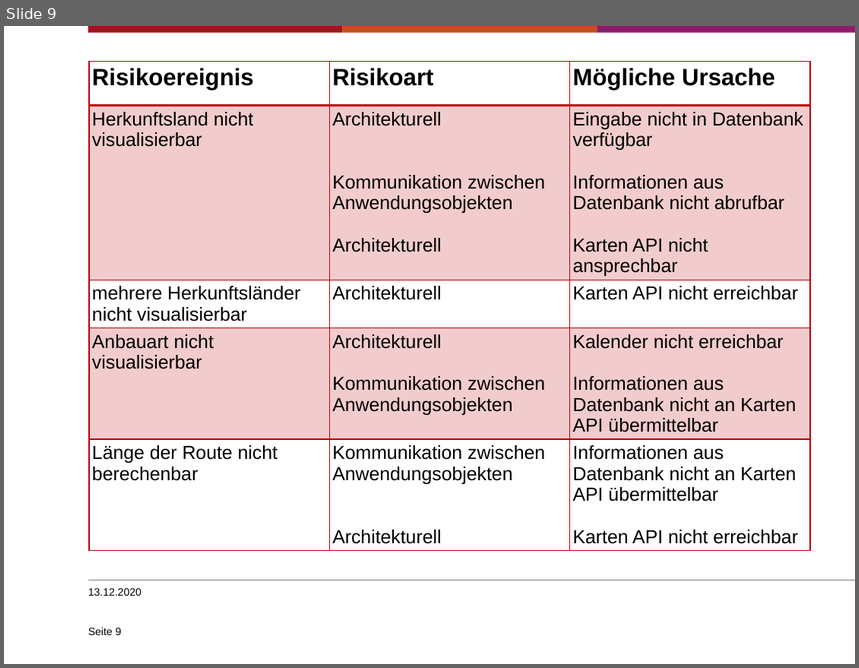
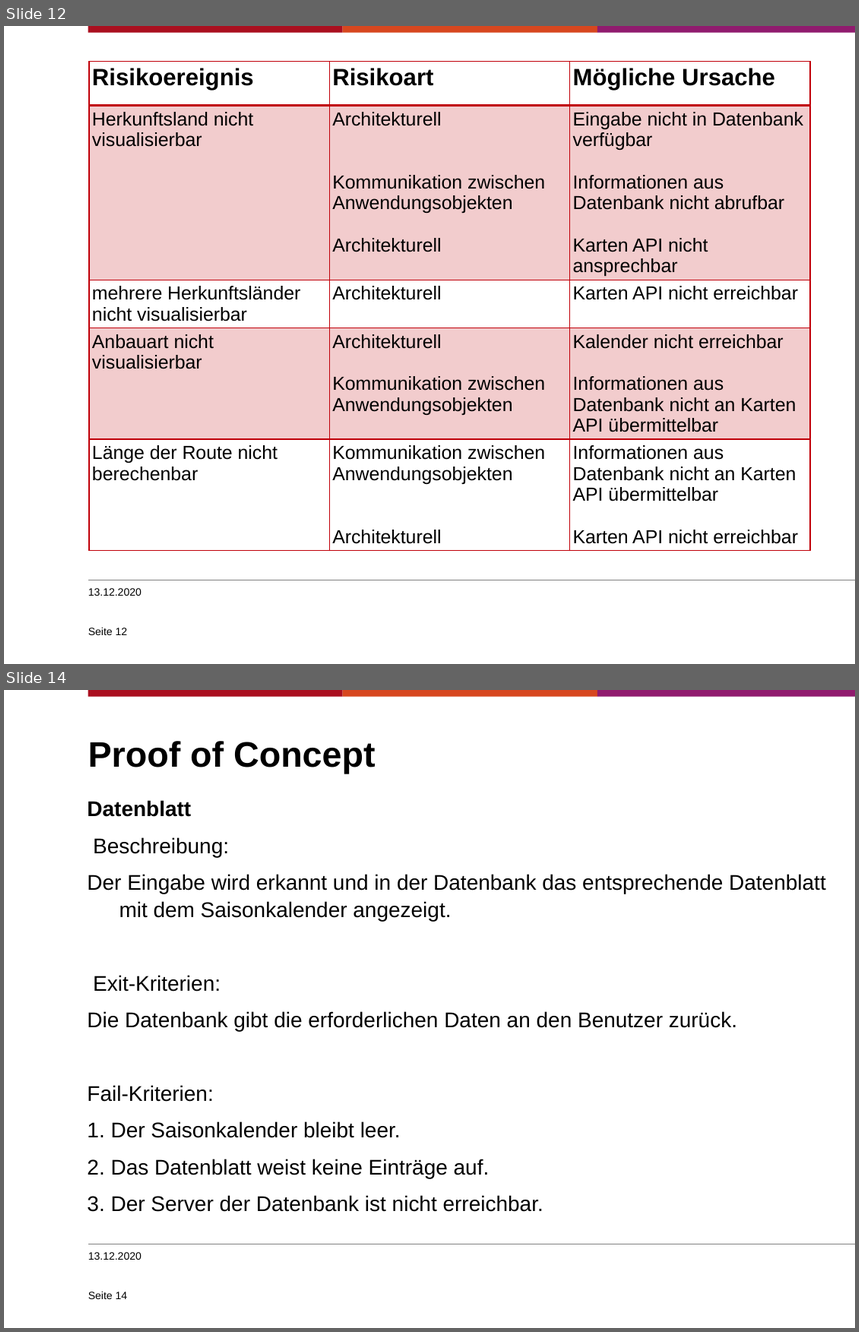
Before and after one commit to sjohannsen1/EPWS2020Mohr-DamaJohannsen, a slide deck: Audits/WS2020_Mohr-Dama_Johannsen_Präsentation_audit2.pptx. Shown one above the other, each under a label of ours: slide 9 before the commit, slides 12 and 14 after it; the slides between them are not shown. The pictures are 859x668 and 859x1332 pixels, drawn with LibreOffice and Linux fonts; fonts in the diff are those of the drawing; background and template pictures are left out. Boxes give left, top, right and bottom in pixels: in the first picture for what was removed or moved away, otherwise in the second. Text is boxed around its words. In the diff, an @@ line names an element or a change of style, - is before the commit and + after.

```diff
--- a/Audits/WS2020_Mohr-Dama_Johannsen_Präsentation_audit2.pptx
+++ b/Audits/WS2020_Mohr-Dama_Johannsen_Präsentation_audit2.pptx
@@ slide 14 added at box(4, 690, 855, 1328), background #FFFFFF; not listed: 4 template elements that a slide beside it also shows @@
@@ title added at box(88, 741, 375, 774), 30 pt, text #000000, bold @@
+Proof of Concept
@@ text added at box(87, 800, 826, 1212), 18 pt, text #000000 @@
+Datenblatt
+Beschreibung:
+Der Eingabe wird erkannt und in der Datenbank das entsprechende Datenblatt mit dem Saisonkalender angezeigt.
+Exit-Kriterien:
+Die Datenbank gibt die erforderlichen Daten an den Benutzer zurück.
+Fail-Kriterien:
+1. Der Saisonkalender bleibt leer.
+2. Das Datenblatt weist keine Einträge auf.
+3. Der Server der Datenbank ist nicht erreichbar.
@@ text added at box(88, 1252, 142, 1260), 9 pt, text #000000 @@
+13.12.2020
@@ page number added at box(88, 1292, 128, 1300), 9 pt, text #000000 @@
+Seite 14
@@ what was slide 9 is now slide 12 @@
@@ page number at box(88, 628, 128, 636): text changed @@
-Seite 9
+Seite 12
```
Also in this commit, not shown: 1 slide changed, 6 other slides added, 1 other file.
